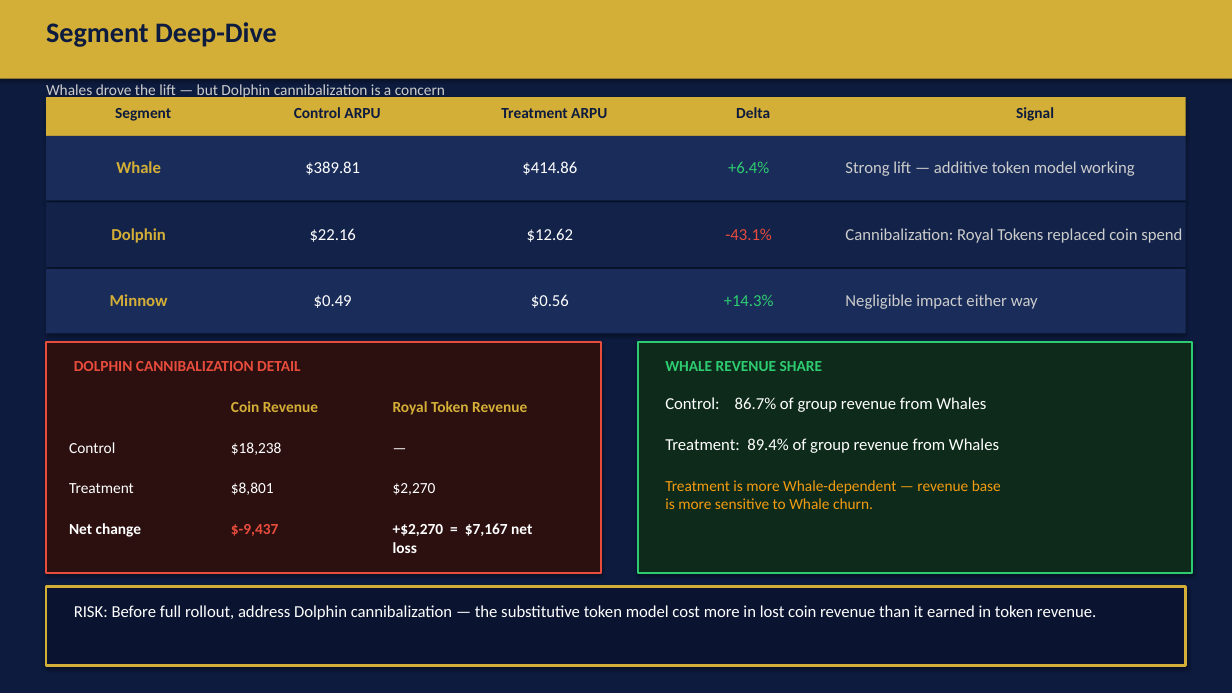
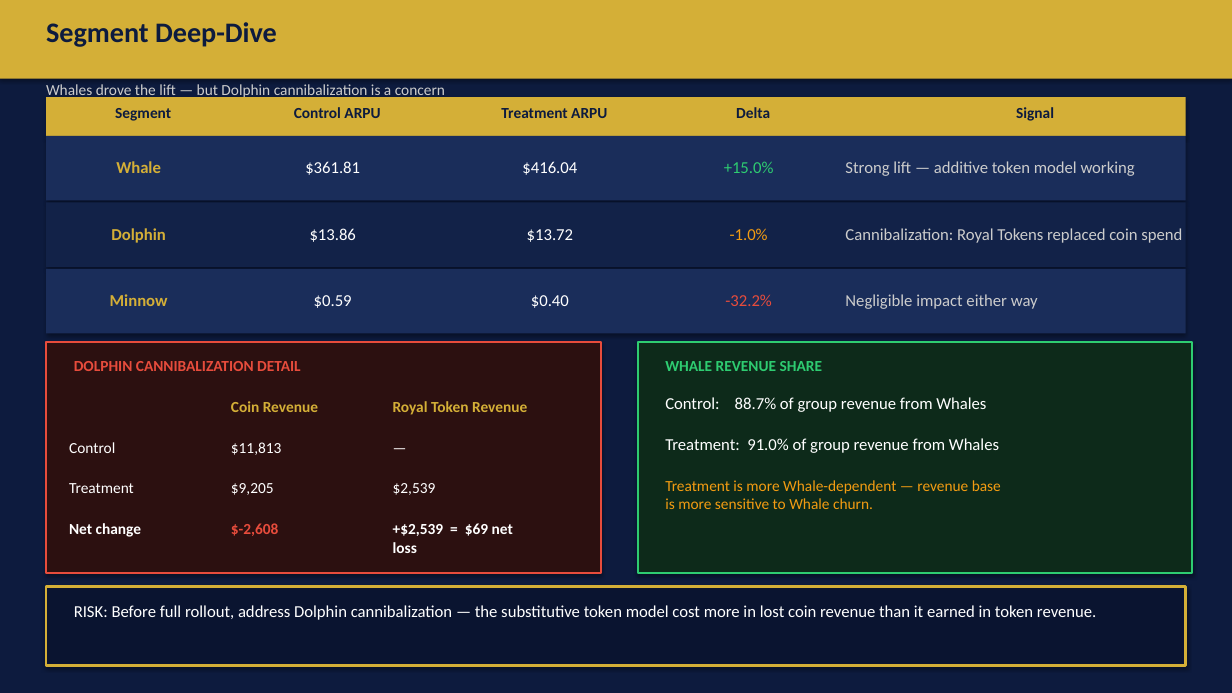
Before and after one commit to DannyEzersky/royal-flush-casino, a slide deck: slide 6 of exports/royal_spin_ab_test.pptx. Drawn at 1232x693 pixels with LibreOffice and Linux fonts; fonts in the diff are those of the drawing. Boxes give left, top, right and bottom in pixels: in the first picture for what was removed or moved away, otherwise in the second. Text is boxed around its words. In the diff, an @@ line names an element or a change of style, - is before the commit and + after.

```diff
--- a/exports/royal_spin_ab_test.pptx
+++ b/exports/royal_spin_ab_test.pptx
@@ text at (x1=305, y1=161, x2=360, y2=175): text changed @@
-$389.81
+$361.81
@@ text at (x1=522, y1=161, x2=577, y2=175): text changed @@
-$414.86
+$416.04
@@ text at (x1=724, y1=161, x2=774, y2=173): text changed @@
-+6.4%
++15.0%
@@ text at (x1=310, y1=228, x2=356, y2=242): text changed @@
-$22.16
+$13.86
@@ text at (x1=527, y1=229, x2=573, y2=242): text changed @@
-$12.62
+$13.72
@@ text at (x1=730, y1=228, x2=768, y2=240): text changed; text colour #E74C3C to #F39C12 @@
--43.1%
+-1.0%
@@ text at (x1=314, y1=295, x2=352, y2=308): text changed @@
-$0.49
+$0.59
@@ text at (x1=531, y1=295, x2=569, y2=308): text changed @@
-$0.56
+$0.40
@@ text at (x1=725, y1=294, x2=772, y2=306): text changed; text colour #2ECC71 to #E74C3C @@
-+14.3%
+-32.2%
@@ text at (x1=665, y1=397, x2=986, y2=412): text changed @@
-Control: 86.7% of group revenue from Whales
+Control: 88.7% of group revenue from Whales
@@ text at (x1=231, y1=442, x2=282, y2=455): text changed @@
-$18,238
+$11,813
@@ text at (x1=665, y1=438, x2=999, y2=453): text changed @@
-Treatment: 89.4% of group revenue from Whales
+Treatment: 91.0% of group revenue from Whales
@@ text at (x1=231, y1=483, x2=274, y2=495): text changed @@
-$8,801
+$9,205
@@ text at (x1=393, y1=483, x2=436, y2=495): text changed @@
-$2,270
+$2,539
@@ text at (x1=231, y1=523, x2=279, y2=536): text changed @@
-$-9,437
+$-2,608
@@ text at (x1=393, y1=523, x2=513, y2=553): text changed @@
-+$2,270 = $7,167 net loss
++$2,539 = $69 net loss
```
Also in this commit, not shown: 7 other slides changed, 5 other files.
